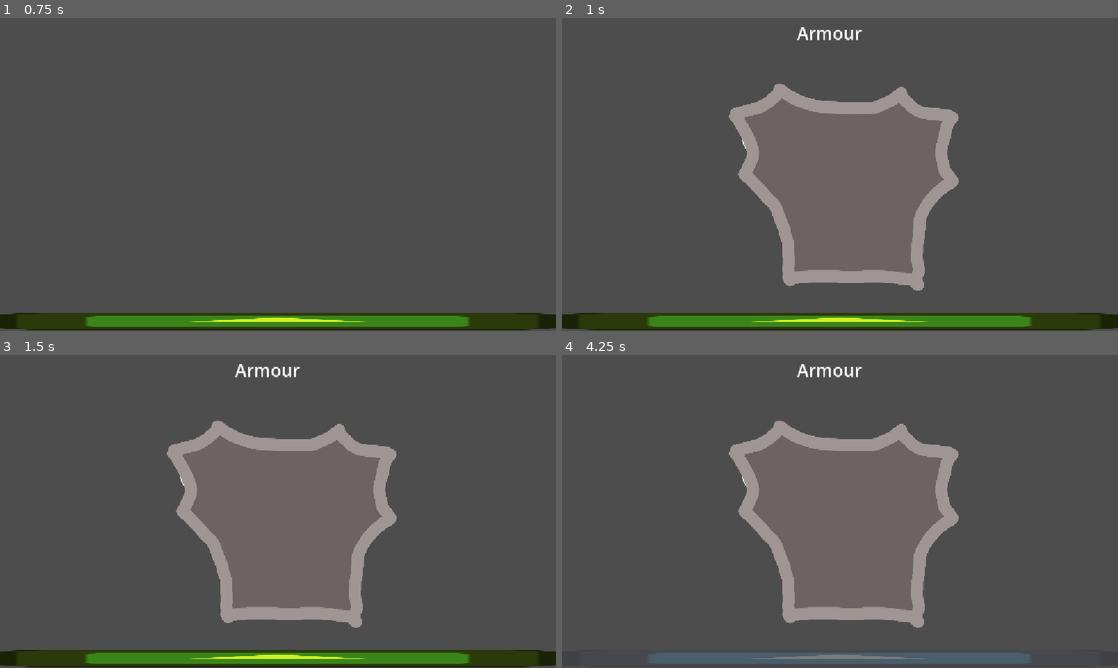
Above: before the commit, frames 1-4 (two rows, left to right).
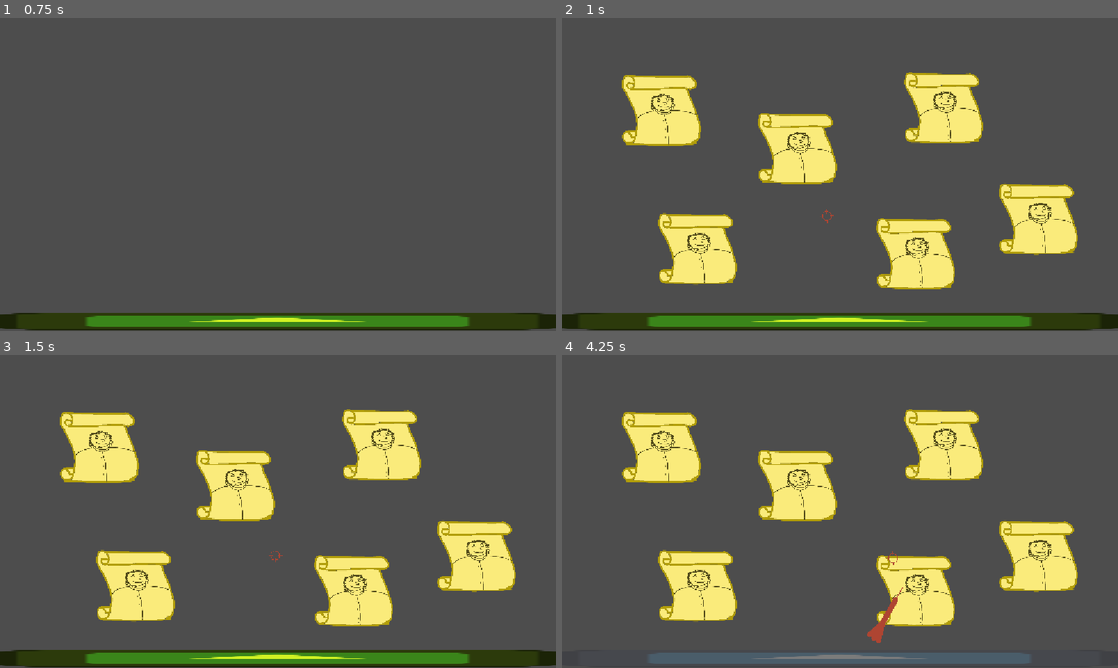
Above: after the commit, the same moments.

Repository: piotrjurga/gmtk26
Game: Godot game, scene res://scenes/main.tscn
Two runs of this game, one before a commit and one after it. Both use one fixed random seed, a clock stepped at 60 frames per second and the inputs below. The engine's default icon, where the game draws it, is replaced by a stand-in: a white triangle on a blue panel in a dark square.
Inputs (mouse positions are in pixels of both pictures, inside the frame that each line leads up to):
- Up to frame 1 (0.75 s): tap Enter at 0.5 s; move the mouse to (400, 158) at 0.52 s; hold D (right) from 0.53 s (still down); click (400, 158) at 0.67 s
- Up to frame 2 (1 s): keep holding D (right)
- Up to frame 3 (1.5 s): tap Space at 1.25 s; move the mouse to (166, 527) at 1.27 s; release D (right) at 1.28 s; hold S (down) from 1.28 s (still down)
- Up to frame 4 (4.25 s): move the mouse to (895, 442) at 2.02 s; release S (down) at 2.03 s; hold D (right) 2.03-2.78 s; move the mouse to (812, 574) at 2.77 s; hold W (up) 2.78-3.53 s; click (812, 574) at 2.92 s; move the mouse to (1006, 558) at 3.52 s; hold A (left) from 3.53 s (still down)

Frame 1 is identical in both runs. In frame 2, 31% of the frame differs, in the area x 10-93%, y 2-88%; in frame 3, 31%; in frame 4, 31%, in the area x 10-93%, y 2-92%.

Commit message:
darts scene

Diff:
--- a/managers/ScenesManager.gd
+++ b/managers/ScenesManager.gd
@@ -6,6 +6,7 @@
 var armour : PackedScene = preload("res://scenes/armour/armour.tscn")
 var gym : PackedScene = preload("res://scenes/gym/gym.tscn")
 var boss : PackedScene = preload("res://scenes/boss/boss.tscn")
+var darts : PackedScene = preload("res://scenes/darts/darts.tscn")
 
 var current_scene : Scene
 
@@ -29,5 +30,5 @@
         Signals.tick.disconnect(new_game)
 
         # to delete, should be town
-        change_scene(armour)
-        #change_scene(town)
+        #change_scene(tavern)
+        change_scene(darts)
--- /dev/null
+++ b/scenes/darts/dart_target.tscn
@@ -0,0 +1,10 @@
+[gd_scene format=3 uid="uid://ql0cs4d8v434"]
+
+[ext_resource type="Texture2D" uid="uid://dasigls5sjisn" path="res://assets/scroll.png" id="1_h5gej"]
+
+[node name="Target" type="Node2D" unique_id=139521801]
+
+[node name="Sprite2D" type="Sprite2D" parent="." unique_id=1423420068]
+position = Vector2(17, 11)
+scale = Vector2(0.245, 0.245)
+texture = ExtResource("1_h5gej")
--- /dev/null
+++ b/scenes/darts/dart_throw.gd
@@ -0,0 +1,22 @@
+class_name DartThrow extends CharacterBody2D
+
+
+const SPEED = 1500.0
+
+@export var target : Vector2 = Vector2.ZERO
+
+func set_target(new_target : Vector2):
+    target = new_target + Vector2(50 - randf() * 100, 50 - randf() * 100)
+    look_at(target)
+
+func _physics_process(delta):
+    if target == Vector2.ZERO:
+        return
+
+    if global_position.distance_to(target) < 30:
+        return
+
+    var dir = (target - global_position).normalized()
+
+    velocity = dir * SPEED
+    move_and_slide()
--- /dev/null
+++ b/scenes/darts/dart_throw.tscn
@@ -0,0 +1,21 @@
+[gd_scene format=3 uid="uid://e6iw8vpxpnn3"]
+
+[ext_resource type="Texture2D" uid="uid://dbo4c75oc2th0" path="res://assets/dart.png" id="1_crvcy"]
+[ext_resource type="Script" uid="uid://blwrunxwudupj" path="res://scenes/darts/dart_throw.gd" id="1_q67yp"]
+
+[sub_resource type="RectangleShape2D" id="RectangleShape2D_gxi48"]
+size = Vector2(20, 103)
+
+[node name="dart" type="CharacterBody2D" unique_id=656937881]
+script = ExtResource("1_q67yp")
+
+[node name="Sprite2D" type="Sprite2D" parent="." unique_id=1382180909]
+position = Vector2(-76.99998, -0.4999771)
+rotation = 1.5707964
+scale = Vector2(0.2975, 0.2975)
+texture = ExtResource("1_crvcy")
+
+[node name="CollisionShape2D" type="CollisionShape2D" parent="." unique_id=1617701150]
+position = Vector2(-76.999985, -3.999977)
+rotation = 1.5707964
+shape = SubResource("RectangleShape2D_gxi48")
--- /dev/null
+++ b/scenes/darts/darts.gd
@@ -0,0 +1,26 @@
+extends Scene
+
+@export var sight : Sight
+@export var dart : DartThrow
+@export var targets : Array[Node2D]
+var min_distance : float = 100
+
+func last_tick():
+    var closest_target : Node2D = null
+    var distance_to_target : float
+    var current_distance : float
+    for target in targets:
+        current_distance = sight.global_position.distance_to(target.global_position)
+        if current_distance > min_distance:
+            continue
+
+        if closest_target == null || distance_to_target > current_distance:
+            closest_target = target
+            distance_to_target = current_distance
+
+    if closest_target == null:
+        closest_target = targets.pick_random()
+
+    dart.set_target(closest_target.global_position)
+
+    sight.enabled = false
--- /dev/null
+++ b/scenes/darts/darts.tscn
@@ -0,0 +1,36 @@
+[gd_scene format=3 uid="uid://d2ym6jnmfkq1u"]
+
+[ext_resource type="PackedScene" uid="uid://ql0cs4d8v434" path="res://scenes/darts/dart_target.tscn" id="1_57ewy"]
+[ext_resource type="Script" uid="uid://djx3tepqy4bmx" path="res://scenes/darts/darts.gd" id="1_x4xqp"]
+[ext_resource type="PackedScene" uid="uid://e6iw8vpxpnn3" path="res://scenes/darts/dart_throw.tscn" id="2_somb7"]
+[ext_resource type="PackedScene" uid="uid://bohk2ejkjy566" path="res://scenes/darts/sight.tscn" id="2_x4xqp"]
+
+[node name="darts" type="Node2D" unique_id=1772197419 node_paths=PackedStringArray("sight", "dart", "targets")]
+script = ExtResource("1_x4xqp")
+sight = NodePath("Sight")
+dart = NodePath("dart")
+targets = [NodePath("Target"), NodePath("Target2"), NodePath("Target3"), NodePath("Target4"), NodePath("Target5"), NodePath("Target6")]
+
+[node name="Target" parent="." unique_id=139521801 instance=ExtResource("1_57ewy")]
+position = Vector2(204, 190)
+
+[node name="Target2" parent="." unique_id=508167755 instance=ExtResource("1_57ewy")]
+position = Vector2(486, 269)
+
+[node name="Target3" parent="." unique_id=744363297 instance=ExtResource("1_57ewy")]
+position = Vector2(789, 185)
+
+[node name="Target4" parent="." unique_id=394666032 instance=ExtResource("1_57ewy")]
+position = Vector2(985, 415)
+
+[node name="Target5" parent="." unique_id=1249790267 instance=ExtResource("1_57ewy")]
+position = Vector2(731, 487)
+
+[node name="Target6" parent="." unique_id=2046029820 instance=ExtResource("1_57ewy")]
+position = Vector2(279, 477)
+
+[node name="Sight" parent="." unique_id=1568300132 instance=ExtResource("2_x4xqp")]
+position = Vector2(549, 410)
+
+[node name="dart" parent="." unique_id=1523667051 instance=ExtResource("2_somb7")]
+position = Vector2(571, 722)
--- /dev/null
+++ b/scenes/darts/sight.gd
@@ -0,0 +1,22 @@
+class_name Sight extends CharacterBody2D
+
+const SPEED = 500.0
+
+var enabled : bool = true
+
+func _physics_process(delta):
+    if !enabled:
+        return
+    var direction_x = Input.get_axis("left", "right")
+    var direction_y = Input.get_axis("up", "down")
+    if direction_x:
+        velocity.x = move_toward(velocity.x, direction_x * SPEED, delta * SPEED / 2)
+    else:
+        velocity.x = move_toward(velocity.x, 0, delta * SPEED / 2)
+    if direction_y:
+        velocity.y = move_toward(velocity.y, direction_y * SPEED, delta * SPEED / 2)
+    else:
+        velocity.y = move_toward(velocity.y, 0, delta * SPEED / 2)
+
+    print(velocity)
+    move_and_slide()
--- /dev/null
+++ b/scenes/darts/sight.tscn
@@ -0,0 +1,17 @@
+[gd_scene format=3 uid="uid://bohk2ejkjy566"]
+
+[ext_resource type="Script" uid="uid://dvcb036dtqfp" path="res://scenes/darts/sight.gd" id="1_3ld67"]
+[ext_resource type="Texture2D" uid="uid://b5vncech1ujyo" path="res://assets/sight.png" id="1_x5k5e"]
+
+[sub_resource type="CircleShape2D" id="CircleShape2D_gxi48"]
+
+[node name="Sight" type="CharacterBody2D" unique_id=1568300132]
+script = ExtResource("1_3ld67")
+
+[node name="CollisionShape2D" type="CollisionShape2D" parent="." unique_id=902515379]
+shape = SubResource("CircleShape2D_gxi48")
+
+[node name="Sprite2D" type="Sprite2D" parent="." unique_id=1055776568]
+position = Vector2(0, 1)
+scale = Vector2(0.055, 0.055)
+texture = ExtResource("1_x5k5e")
--- a/scenes/scene.gd
+++ b/scenes/scene.gd
@@ -4,6 +4,7 @@
 
 func _ready():
     Signals.tick.connect(tick)
+    Signals.last_tick.connect(last_tick)
 
 func tick(current_tick : int):
     if self != ScenesManager.current_scene:
@@ -14,5 +15,8 @@
         progress -= 100.0 / 3
         Signals.progress_bar_set.emit(progress)
 
+func last_tick():
+    pass
+
 func next_scene() -> PackedScene:
     return ScenesManager.town
--- /dev/null
+++ b/scenes/tavern/full_text.gd
@@ -0,0 +1,10 @@
+@tool
+extends RichTextEffect
+class_name FullText
+
+var bbcode := "FULL"
+
+func _process_custom_fx(char_fx) -> bool:
+    char_fx.color = Color.DIM_GRAY
+
+    return true
--- /dev/null
+++ b/scenes/tavern/success.gd
@@ -0,0 +1,12 @@
+@tool
+extends RichTextEffect
+class_name SuccessText
+
+var bbcode := "SUCCESS"
+
+func _process_custom_fx(char_fx) -> bool:
+    var bounce := pow((fmod(6.0 + char_fx.elapsed_time/0.1 + char_fx.range.x/4.0, 4.0)-2.0), 2.0) / 4.0
+    char_fx.offset.y = 10.0 * bounce - 10.0
+
+    char_fx.color = Color.SANDY_BROWN
+    return true
--- a/scenes/tavern/tavern.gd
+++ b/scenes/tavern/tavern.gd
@@ -1,4 +1,45 @@
 extends Scene
 
+@export var words : Array[String]
+@export var word_label : RichTextLabel
+var current_word : String
+var letter_index : int
+var block_input : bool = false
+var is_success : bool = false
 
-@export var words : Array[String]
+func _ready():
+    super._ready()
+    current_word = words.pick_random()
+    letter_index = 0
+    update_current_label_text()
+    Signals.last_tick.connect(end_level)
+
+func end_level():
+    block_input = true
+    #is_success
+
+func _input(event):
+    if block_input:
+        return
+    if event is not InputEventKey:
+        return
+    if not event.pressed:
+        return
+    if event.unicode != 32 && (event.unicode < 65 || event.unicode > 122):
+        return
+    if current_word[letter_index].to_upper() != char(event.unicode).to_upper():
+        return
+    letter_index += 1
+    if letter_index == current_word.length():
+        success()
+        return
+
+    update_current_label_text()
+
+func update_current_label_text():
+    word_label.text = ("[tavern]" + current_word.substr(0, letter_index) + "[/tavern][full]" + current_word.substr(letter_index, current_word.length() - letter_index) + "[/full]").to_upper()
+
+
+func success():
+    is_success = true
+    word_label.text = ("[success]" + current_word).to_upper()
--- a/scenes/tavern/tavern.tscn
+++ b/scenes/tavern/tavern.tscn
@@ -1,17 +1,54 @@
 [gd_scene format=3 uid="uid://c5u8hbh2l8gyt"]
 
 [ext_resource type="Script" uid="uid://btisk6hild45h" path="res://scenes/tavern/tavern.gd" id="1_inl0q"]
+[ext_resource type="Script" uid="uid://6yhk50l24twa" path="res://scenes/tavern/tavern_text_effect.gd" id="2_j7gx7"]
+[ext_resource type="Script" uid="uid://dtikkcn7g8abb" path="res://scenes/tavern/full_text.gd" id="3_5jmso"]
+[ext_resource type="Script" uid="uid://dg504ct80dgrv" path="res://scenes/tavern/success.gd" id="4_nd0ff"]
 
-[sub_resource type="LabelSettings" id="LabelSettings_gxi48"]
-font_size = 36
+[sub_resource type="RichTextEffect" id="RichTextEffect_5jmso"]
+script = ExtResource("3_5jmso")
+metadata/_custom_type_script = "uid://dtikkcn7g8abb"
 
-[node name="Tavern" type="Node2D" unique_id=2119835233]
+[sub_resource type="RichTextEffect" id="RichTextEffect_inl0q"]
+script = ExtResource("2_j7gx7")
+metadata/_custom_type_script = "uid://6yhk50l24twa"
+
+[sub_resource type="RichTextEffect" id="RichTextEffect_nnv1s"]
+script = ExtResource("4_nd0ff")
+metadata/_custom_type_script = "uid://dg504ct80dgrv"
+
+[node name="Tavern" type="Node2D" unique_id=2119835233 node_paths=PackedStringArray("word_label")]
 script = ExtResource("1_inl0q")
+words = Array[String](["revolution", "we can do it", "eat the rich"])
+word_label = NodePath("Control/RichTextLabel")
 
-[node name="Label" type="Label" parent="." unique_id=300132292]
-offset_left = 463.0
-offset_top = 289.0
-offset_right = 525.0
-offset_bottom = 312.0
-text = "TAVERN"
-label_settings = SubResource("LabelSettings_gxi48")
+[node name="Control" type="Control" parent="." unique_id=163089909]
+layout_mode = 3
+anchors_preset = 15
+anchor_right = 1.0
+anchor_bottom = 1.0
+offset_right = 1152.0
+offset_bottom = 648.0
+grow_horizontal = 2
+grow_vertical = 2
+
+[node name="RichTextLabel" type="RichTextLabel" parent="Control" unique_id=220715103]
+layout_mode = 1
+anchors_preset = 8
+anchor_left = 0.5
+anchor_top = 0.5
+anchor_right = 0.5
+anchor_bottom = 0.5
+offset_left = -576.0
+offset_top = -87.0
+offset_right = 576.0
+offset_bottom = 23.0
+grow_horizontal = 2
+grow_vertical = 2
+theme_override_font_sizes/normal_font_size = 52
+bbcode_enabled = true
+text = "[success]success"
+scroll_active = false
+horizontal_alignment = 1
+vertical_alignment = 1
+custom_effects = [SubResource("RichTextEffect_5jmso"), SubResource("RichTextEffect_inl0q"), SubResource("RichTextEffect_nnv1s")]
--- /dev/null
+++ b/scenes/tavern/tavern_text_effect.gd
@@ -0,0 +1,12 @@
+@tool
+extends RichTextEffect
+class_name TavernText
+
+var bbcode := "TAVERN"
+
+func _process_custom_fx(char_fx) -> bool:
+    #var bounce := pow((fmod(6.0 + char_fx.elapsed_time + char_fx.range.x/4.0, 4.0)-2.0), 2.0) / 4.0
+    #char_fx.offset.y = 10.0 * bounce - 10.0
+
+    char_fx.color = Color.SANDY_BROWN
+    return true
Binary file added: assets/dart.png
Not shown, added: assets/dart.png.import
Binary file added: assets/scroll.png
Not shown, added: assets/scroll.png.import
Binary file added: assets/sight.png
Not shown, added: assets/sight.png.import
Not shown, added: scenes/darts/dart_throw.gd.uid
Not shown, added: scenes/darts/darts.gd.uid
Not shown, added: scenes/darts/sight.gd.uid
Not shown, added: scenes/tavern/full_text.gd.uid
Not shown, added: scenes/tavern/success.gd.uid
Not shown, added: scenes/tavern/tavern_text_effect.gd.uid
(and 4 more such lines)
